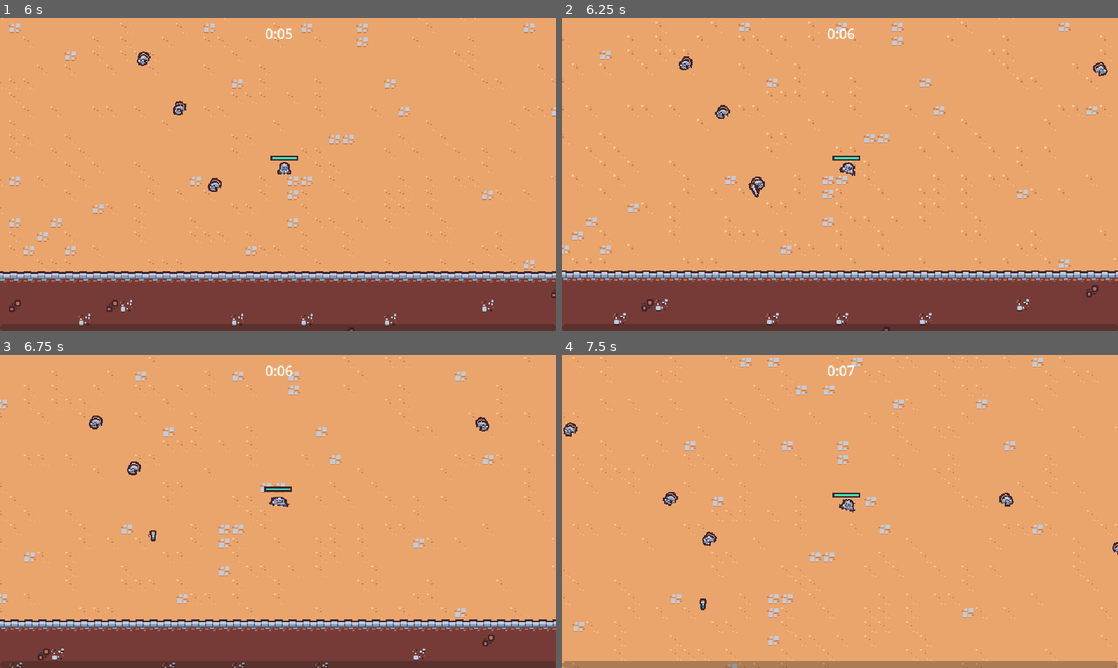
Above: before the commit, frames 1-4 (two rows, left to right).
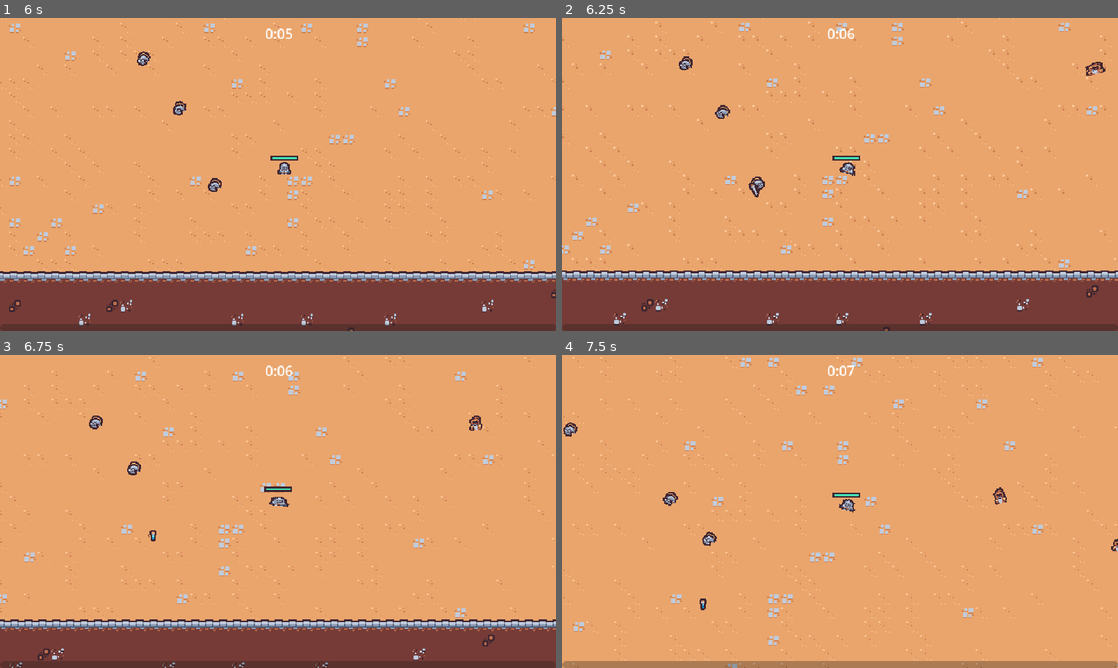
Above: after the commit, the same moments.

Repository: PWilliams0530/UdemySurvival2DGadotGame
Game: Godot game, scene res://scenes/main/main.tscn
The game is run twice, just before and just after one commit, with the same random seed, the same clock (stepped at 60 frames per second) and the same inputs.
Inputs (mouse positions are in pixels of both pictures, inside the frame that each line leads up to):
- Up to frame 1 (6 s): move the mouse to (400, 158) at 0.52 s; press the mouse at (400, 158) at 0.53 s; hold Right (move_right) 0.53-1.28 s; move the mouse to (166, 190) at 1.27 s; release the mouse at (166, 190) at 1.28 s; hold S (move_down) 1.28-2.03 s; click (166, 190) at 1.35 s; move the mouse to (333, 105) at 2.02 s; press the mouse at (333, 105) at 2.03 s; hold Right (move_right) 2.03-2.78 s; move the mouse to (250, 237) at 2.77 s; release the mouse at (250, 237) at 2.78 s; hold Up (move_up) 2.78-3.53 s; click (250, 237) at 2.85 s; move the mouse to (444, 221) at 3.52 s; press the mouse at (444, 221) at 3.53 s; hold A (move_left) 3.53-5.03 s; move the mouse to (111, 127) at 4.27 s; release the mouse at (111, 127) at 4.28 s; click (111, 127) at 4.35 s; move the mouse to (305, 174) at 5.02 s; press the mouse at (305, 174) at 5.03 s; hold S (move_down) 5.03-5.78 s; move the mouse to (194, 96) at 5.77 s; release the mouse at (194, 96) at 5.78 s; hold Right (move_right) from 5.78 s (still down); click (194, 96) at 5.85 s
- Up to frame 2 (6.25 s): keep holding Right (move_right)
- Up to frame 3 (6.75 s): move the mouse to (400, 495) at 6.52 s; release Right (move_right) at 6.53 s; press the mouse at (400, 495) at 6.53 s; hold Up (move_up) from 6.53 s (still down)
- Up to frame 4 (7.5 s): move the mouse to (728, 527) at 7.27 s; release Up (move_up) at 7.28 s; release the mouse at (728, 527) at 7.28 s; hold Right (move_right) from 7.28 s (still down); click (728, 527) at 7.35 s

Frame 1 is identical in both runs. In frame 2, 0.1% of the frame differs, in the area x 94-99%, y 14-19%; in frame 3, 0.1%; in frame 4, 0.2%, in the area x 77-100%, y 42-64%.

Commit message:
AddedWizardAnimations

Diff:
--- a/scenes/component/velocity_component.gd
+++ b/scenes/component/velocity_component.gd
@@ -25,6 +25,9 @@
 
 	velocity = velocity.lerp(desired_velocity,1 - exp(-acceleration * get_process_delta_time()))
 
+func decelerate():
+	accelerate_in_direction(Vector2.ZERO)
+
 func move(character_body : CharacterBody2D):
 	character_body.velocity = velocity
 	character_body.move_and_slide()
--- a/scenes/game_objects/wizard_enemy/wizard_enemy.gd
+++ b/scenes/game_objects/wizard_enemy/wizard_enemy.gd
@@ -3,11 +3,20 @@
 @onready var velocity_component = $VelocityComponent
 @onready var visuals = $Visuals
 
+var is_moving = false
+
 func _process(delta):
-	velocity_component.accelerate_to_player()
+	if is_moving:
+		velocity_component.accelerate_to_player()
+	else:
+		velocity_component.decelerate()
+
 	velocity_component.move(self)
 
 	#makes rats go the way they are moving
 	var move_sign = sign(velocity.x)
 	if move_sign != 0:
 		visuals.scale = Vector2(move_sign,1)
+
+func set_is_moving(moving: bool):
+	is_moving = moving
--- a/scenes/game_objects/wizard_enemy/wizard_enemy.tscn
+++ b/scenes/game_objects/wizard_enemy/wizard_enemy.tscn
@@ -7,6 +7,110 @@
 [ext_resource type="Texture2D" uid="uid://cqe5eor6kq8mm" path="res://scenes/game_objects/wizard_enemy/wizard_enemy.png" id="3_yq8ld"]
 [ext_resource type="Script" path="res://scenes/component/hurt_box_component.gd" id="4_kd4ha"]
 [ext_resource type="PackedScene" uid="uid://bmx3ymojb7xj" path="res://scenes/component/vial_drop_component.tscn" id="4_p588n"]
+
+[sub_resource type="Animation" id="Animation_44v3r"]
+resource_name = "walk"
+length = 0.4
+loop_mode = 1
+step = 0.05
+tracks/0/type = "value"
+tracks/0/imported = false
+tracks/0/enabled = true
+tracks/0/path = NodePath("Visuals/Sprite2D:position")
+tracks/0/interp = 2
+tracks/0/loop_wrap = true
+tracks/0/keys = {
+"times": PackedFloat32Array(0.4),
+"transitions": PackedFloat32Array(1),
+"update": 0,
+"values": [Vector2(0, 0)]
+}
+tracks/1/type = "value"
+tracks/1/imported = false
+tracks/1/enabled = true
+tracks/1/path = NodePath("Visuals/Sprite2D:rotation")
+tracks/1/interp = 2
+tracks/1/loop_wrap = true
+tracks/1/keys = {
+"times": PackedFloat32Array(0, 0.1, 0.3, 0.4),
+"transitions": PackedFloat32Array(1.7411, 1, 1, 1),
+"update": 0,
+"values": [0.0, -0.174533, 0.261799, 0.0]
+}
+tracks/2/type = "value"
+tracks/2/imported = false
+tracks/2/enabled = true
+tracks/2/path = NodePath("Visuals/Sprite2D:scale")
+tracks/2/interp = 2
+tracks/2/loop_wrap = true
+tracks/2/keys = {
+"times": PackedFloat32Array(0, 0.1, 0.2, 0.3, 0.4),
+"transitions": PackedFloat32Array(1, 3.73213, 2, 1, 1),
+"update": 0,
+"values": [Vector2(1, 1), Vector2(1, 1), Vector2(1.5, 0.8), Vector2(0.9, 1.1), Vector2(1, 1)]
+}
+tracks/3/type = "method"
+tracks/3/imported = false
+tracks/3/enabled = true
+tracks/3/path = NodePath(".")
+tracks/3/interp = 1
+tracks/3/loop_wrap = true
+tracks/3/keys = {
+"times": PackedFloat32Array(0.05, 0.3),
+"transitions": PackedFloat32Array(1, 1),
+"values": [{
+"args": [true],
+"method": &"set_is_moving"
+}, {
+"args": [false],
+"method": &"set_is_moving"
+}]
+}
+
+[sub_resource type="Animation" id="Animation_j5igm"]
+length = 0.001
+tracks/0/type = "value"
+tracks/0/imported = false
+tracks/0/enabled = true
+tracks/0/path = NodePath(".:position")
+tracks/0/interp = 1
+tracks/0/loop_wrap = true
+tracks/0/keys = {
+"times": PackedFloat32Array(0),
+"transitions": PackedFloat32Array(1),
+"update": 0,
+"values": [Vector2(0, 0)]
+}
+tracks/1/type = "value"
+tracks/1/imported = false
+tracks/1/enabled = true
+tracks/1/path = NodePath(".:rotation")
+tracks/1/interp = 1
+tracks/1/loop_wrap = true
+tracks/1/keys = {
+"times": PackedFloat32Array(0),
+"transitions": PackedFloat32Array(1),
+"update": 0,
+"values": [0.0]
+}
+tracks/2/type = "value"
+tracks/2/imported = false
+tracks/2/enabled = true
+tracks/2/path = NodePath(".:scale")
+tracks/2/interp = 1
+tracks/2/loop_wrap = true
+tracks/2/keys = {
+"times": PackedFloat32Array(0),
+"transitions": PackedFloat32Array(1),
+"update": 0,
+"values": [Vector2(1, 1)]
+}
+
+[sub_resource type="AnimationLibrary" id="AnimationLibrary_n373t"]
+_data = {
+"RESET": SubResource("Animation_j5igm"),
+"walk": SubResource("Animation_44v3r")
+}
 
 [sub_resource type="CircleShape2D" id="CircleShape2D_2vfgc"]
 radius = 8.0
@@ -19,12 +123,18 @@
 collision_mask = 9
 script = ExtResource("1_n2ti7")
 
+[node name="AnimationPlayer" type="AnimationPlayer" parent="."]
+libraries = {
+"": SubResource("AnimationLibrary_n373t")
+}
+autoplay = "walk"
+
 [node name="HealthComponent" parent="." instance=ExtResource("1_s4tm7")]
 max_health = 30
 
 [node name="VelocityComponent" parent="." instance=ExtResource("3_vm7ok")]
 max_speed = 60
-acceleration = 2.0
+acceleration = 20.0
 
 [node name="VialDropComponent" parent="." node_paths=PackedStringArray("health_component") instance=ExtResource("4_p588n")]
 health_component = NodePath("../HealthComponent")
@@ -46,10 +156,12 @@
 health_component = NodePath("../HealthComponent")
 
 [node name="CollisionShape2D" type="CollisionShape2D" parent="HurtboxComponent"]
+visible = false
 position = Vector2(0, -8)
 shape = SubResource("CircleShape2D_2vfgc")
 
 [node name="CollisionShape2D" type="CollisionShape2D" parent="."]
+visible = false
 position = Vector2(0, -4)
 scale = Vector2(0.999899, 1)
 shape = SubResource("CircleShape2D_nshru")
--- a/scenes/manager/enemy_manager.gd
+++ b/scenes/manager/enemy_manager.gd
@@ -59,5 +59,5 @@
 	time_off = min(time_off, .7)
 	timer.wait_time = base_spawn_time - time_off
 
-	if arena_difficulty == 6:
+	if arena_difficulty == 1:
 		enemy_table.add_item(wizard_enemy_scene,20)
Not shown: 1 places in scenes/game_objects/wizard_enemy/wizard_enemy.tscn that only renumber resources
